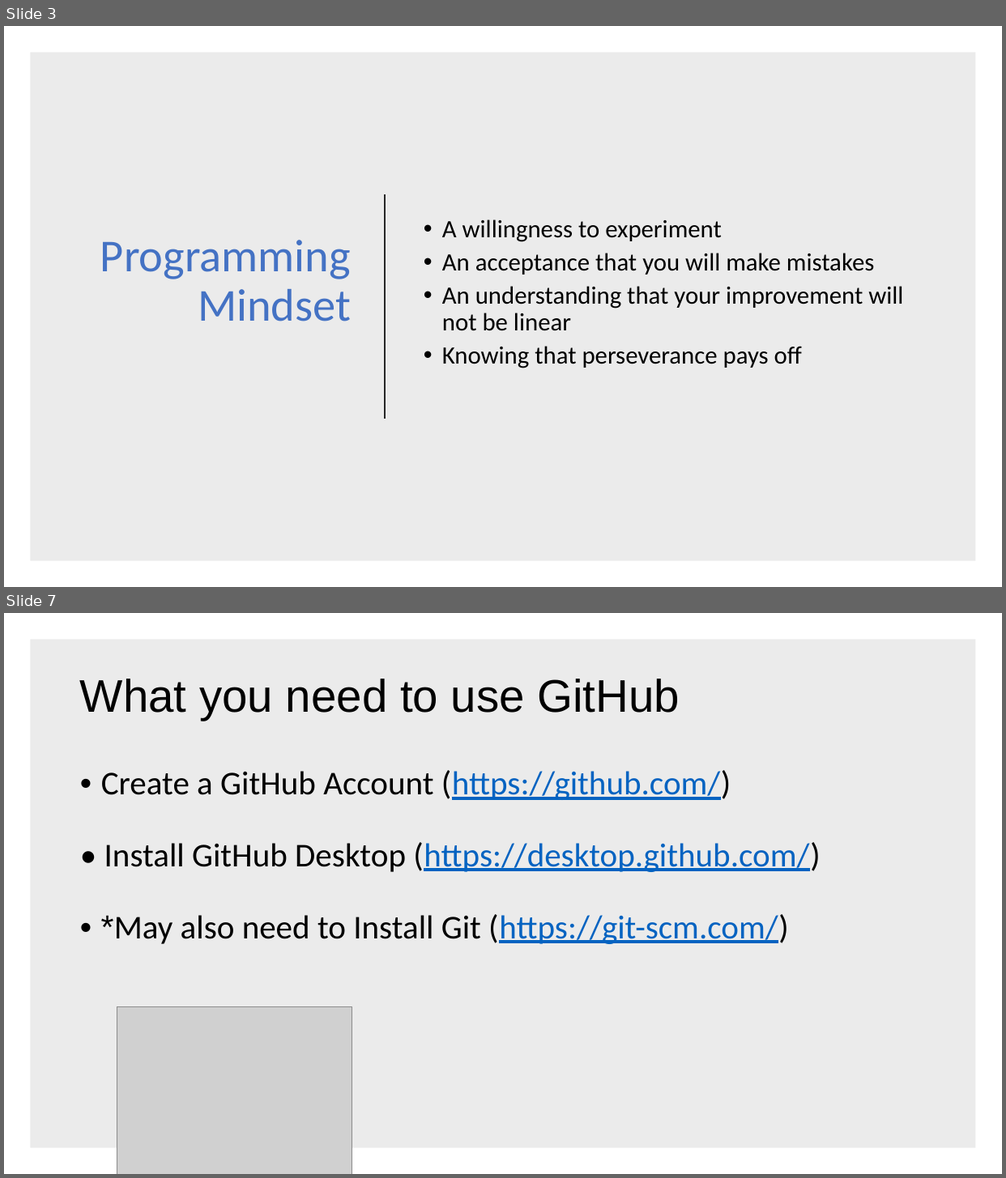
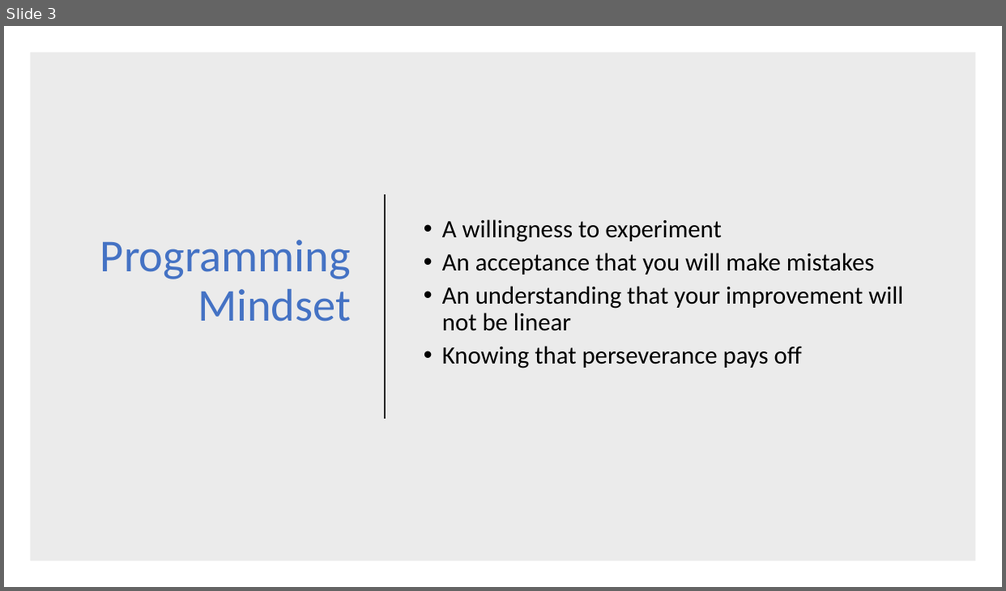
Before and after one commit to dtrikam1/unitec-app-development-with-swift, a slide deck: Lesson 1/Section 1/Unitec - Training Plan (Lesson 1).pptx. Shown one above the other, each under a label of ours: slides 3 and 7 before the commit, slide 3 after it; the slides between them are not shown. The pictures are 1006x1178 and 1006x591 pixels, drawn with LibreOffice and Linux fonts; fonts in the diff are those of the drawing; grey boxes stand for pictures. Boxes give left, top, right and bottom in pixels: in the first picture for what was removed or moved away, otherwise in the second. Text is boxed around its words. In the diff, an @@ line names an element or a change of style, - is before the commit and + after.

```diff
--- a/Lesson 1/Section 1/Unitec - Training Plan (Lesson 1).pptx
+++ b/Lesson 1/Section 1/Unitec - Training Plan (Lesson 1).pptx
@@ slide 7 removed at (4,613,1002,1174), background #FFFFFF @@
@@ rectangle removed at (30,639,976,1148) @@
@@ title removed at (80,679,680,720) @@
-What you need to use GitHub
@@ text removed at (101,770,820,944) @@
-• Create a GitHub Account (https://github.com/)
-• Install GitHub Desktop (https://desktop.github.com/)
-• *May also need to Install Git (https://git-scm.com/)
@@ picture removed at (117,1007,351,1174) @@
```
Also in this commit, not shown: 1 slide added, 4 other slides removed, 5 other files.
